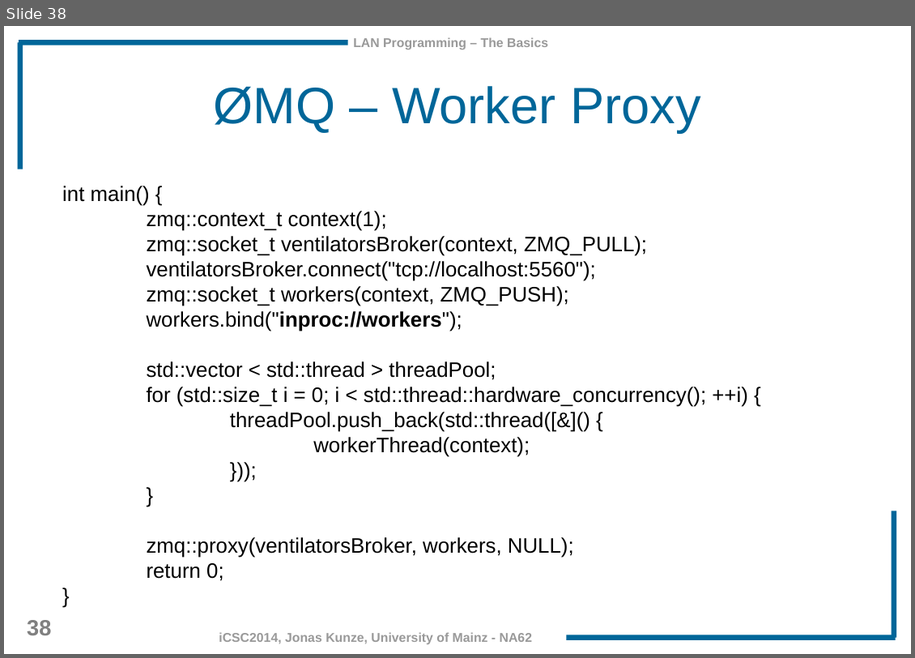
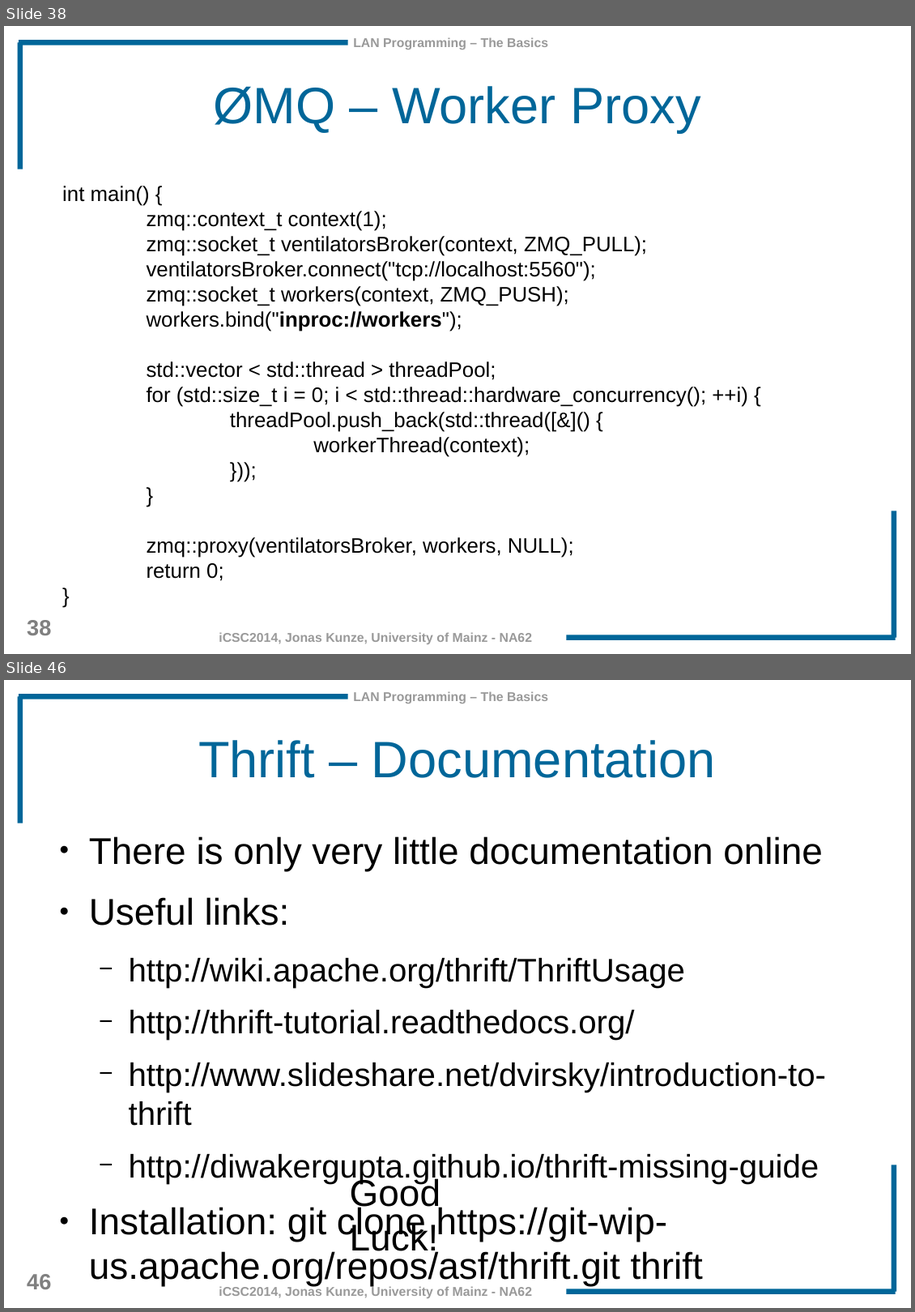
Before and after one commit to JonasKunze/icsc2014, a slide deck: iCSC-2014-Network-Libraries.odp. Shown one above the other, each under a label of ours: slide 38 before the commit, slides 38 and 46 after it; the slides between them are not shown. The pictures are 915x658 and 915x1312 pixels, drawn with LibreOffice and Linux fonts; fonts in the diff are those of the drawing; background and template pictures are left out. Boxes give left, top, right and bottom in pixels: in the first picture for what was removed or moved away, otherwise in the second. Text is boxed around its words. In the diff, an @@ line names an element or a change of style, - is before the commit and + after.

Commit message:
Apache Thrift

```diff
--- a/iCSC-2014-Network-Libraries.odp
+++ b/iCSC-2014-Network-Libraries.odp
@@ slide 46 added at (4, 680, 911, 1308), background #FFFFFF; not listed: 7 template elements that a slide beside it also shows @@
@@ title added at (198, 740, 716, 778), 44 pt, text #006699 @@
+Thrift – Documentation
@@ text added at (89, 836, 826, 1286), 28 pt, text #000000 @@
+● There is only very little documentation online
+● Useful links:
+  − http://wiki.apache.org/thrift/ThriftUsage
+  − http://thrift-tutorial.readthedocs.org/
+  − http://www.slideshare.net/dvirsky/introduction-to-thrift
+  − http://diwakergupta.github.io/thrift-missing-guide
+● Installation: git clone https://git-wip-us.apache.org/repos/asf/thrift.git thrift
@@ text added at (350, 1177, 441, 1258), 32 pt, text #000000 @@
+Good Luck!
```
Also in this commit, not shown: 2 slides changed, 6 other slides added.
